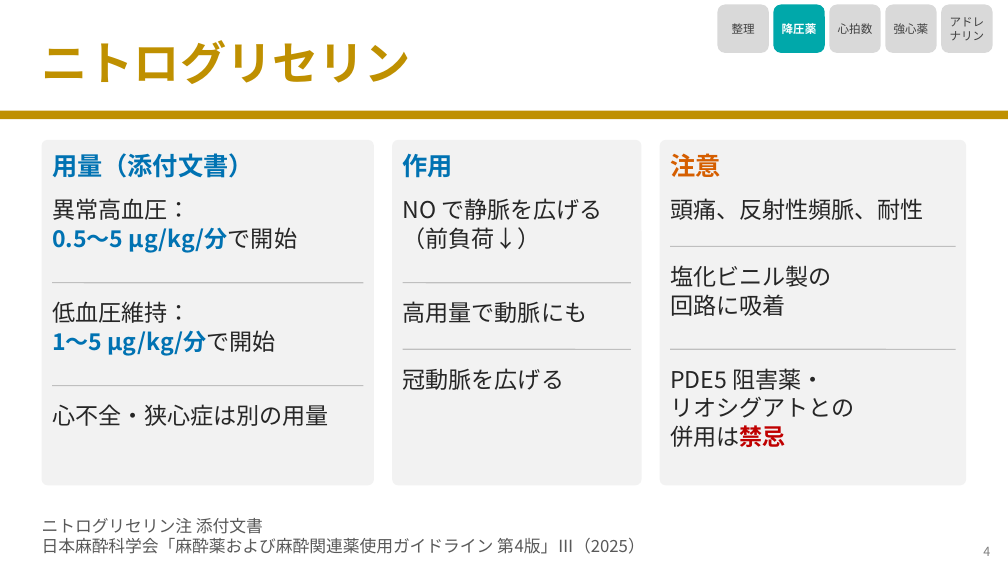
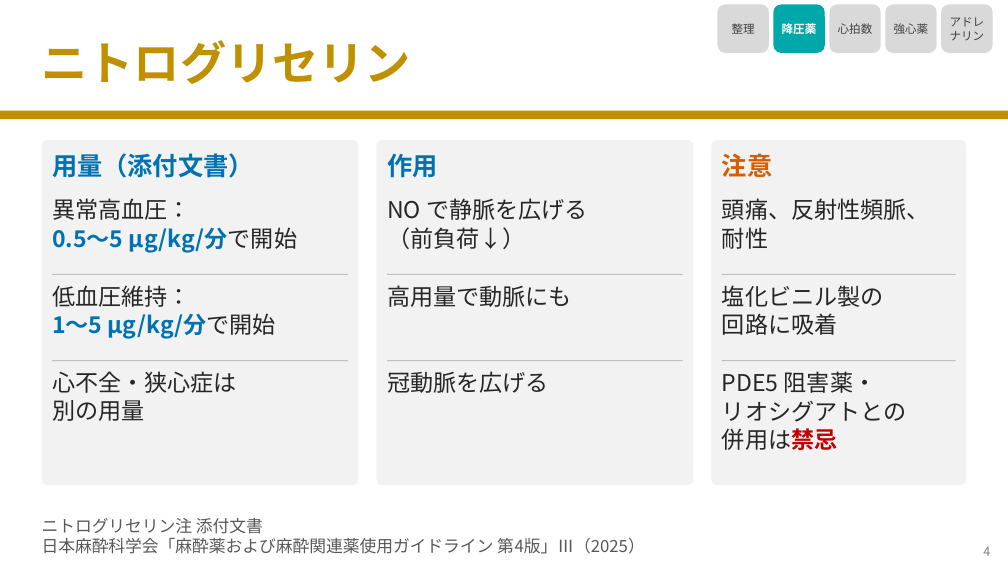
Before and after one commit to nobumitsu-3141/Anes-lecture, a slide deck: slide 5 of slides/3-9_antihypertensives_inotropes/3-9_antihypertensives_inotropes.pptx. Drawn at 1008x567 pixels with LibreOffice and Linux fonts; fonts in the diff are those of the drawing. Boxes give left, top, right and bottom in pixels: in the first picture for what was removed or moved away, otherwise in the second. Text is boxed around its words. In the diff, an @@ line names an element or a change of style, - is before the commit and + after.

```diff
--- a/slides/3-9_antihypertensives_inotropes/3-9_antihypertensives_inotropes.pptx
+++ b/slides/3-9_antihypertensives_inotropes/3-9_antihypertensives_inotropes.pptx
@@ rounded rectangle: place and size @@
-rounded rectangle at box(42, 140, 374, 485)
+rounded rectangle at box(42, 140, 358, 485)
@@ rounded rectangle: place and size @@
-rounded rectangle at box(392, 140, 642, 485)
+rounded rectangle at box(377, 140, 693, 485)
@@ proportions changed in 3 elements at box(42, 140, 358, 485), box(377, 140, 693, 485), box(712, 140, 966, 485) @@
@@ rounded rectangle: place and size @@
-rounded rectangle at box(660, 140, 966, 485)
+rounded rectangle at box(712, 140, 966, 485)
@@ text "作用": place and size @@
-text "作用" at box(403, 153, 453, 178)
+text "作用" at box(387, 153, 437, 178)
@@ text "注意": place and size @@
-text "注意" at box(670, 153, 720, 177)
+text "注意" at box(722, 153, 772, 177)
@@ text "NO で静脈を広げる": place and size @@
-text "NO で静脈を広げる" at box(403, 198, 603, 249)
+text "NO で静脈を広げる" at box(387, 198, 587, 249)
@@ text at box(722, 198, 930, 249): text changed @@
-頭痛、反射性頻脈、耐性
+頭痛、反射性頻脈、
+耐性
@@ text "低血圧維持：": place and size @@
-text "低血圧維持：" at box(52, 301, 276, 356)
+text "低血圧維持：" at box(52, 285, 276, 339)
@@ line moved from (52, 283) - (364, 283) to (52, 274) - (348, 274) @@
@@ text "高用量で動脈にも": place and size @@
-text "高用量で動脈にも" at box(403, 301, 587, 323)
+text "高用量で動脈にも" at box(387, 285, 571, 307)
@@ line moved from (403, 283) - (631, 283) to (387, 274) - (683, 274) @@
@@ text "塩化ビニル製の": place and size @@
-text "塩化ビニル製の" at box(670, 265, 831, 316)
+text "塩化ビニル製の" at box(722, 285, 883, 335)
@@ line moved from (671, 247) - (956, 247) to (722, 274) - (956, 274) @@
@@ text at box(52, 371, 236, 421): text changed @@
-心不全・狭心症は別の用量
+心不全・狭心症は
+別の用量
@@ line moved from (52, 386) - (364, 386) to (52, 361) - (348, 361) @@
@@ text "冠動脈を広げる": place and size @@
-text "冠動脈を広げる" at box(403, 368, 564, 390)
+text "冠動脈を広げる" at box(387, 371, 548, 393)
@@ line moved from (403, 349) - (631, 349) to (387, 361) - (683, 361) @@
@@ text "PDE5 阻害薬・": place and size @@
-text "PDE5 阻害薬・" at box(670, 368, 854, 447)
+text "PDE5 阻害薬・" at box(722, 371, 906, 450)
@@ line moved from (671, 349) - (956, 349) to (722, 361) - (956, 361) @@
```
Also in this commit, not shown: 5 other slides changed, 3 other files.
